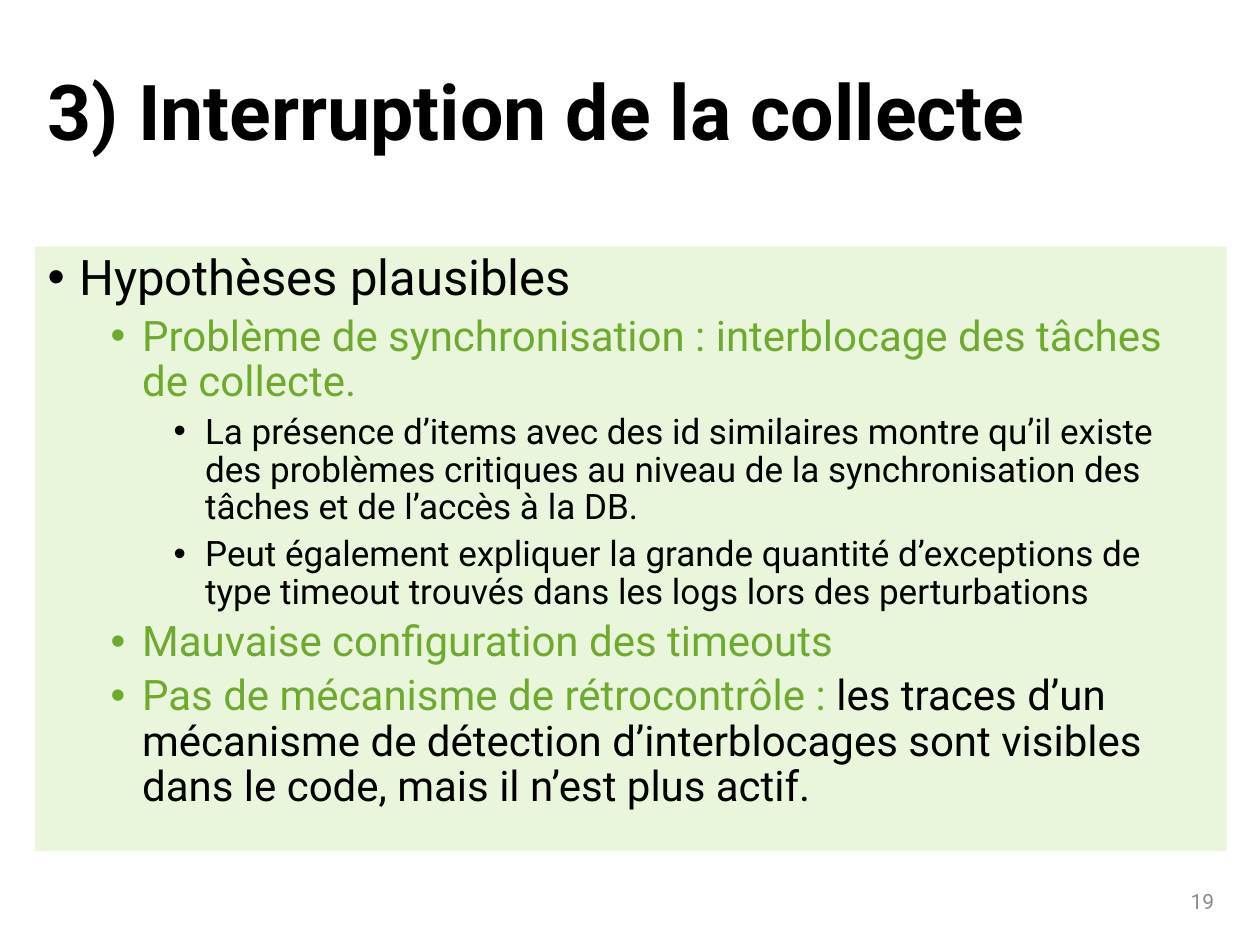
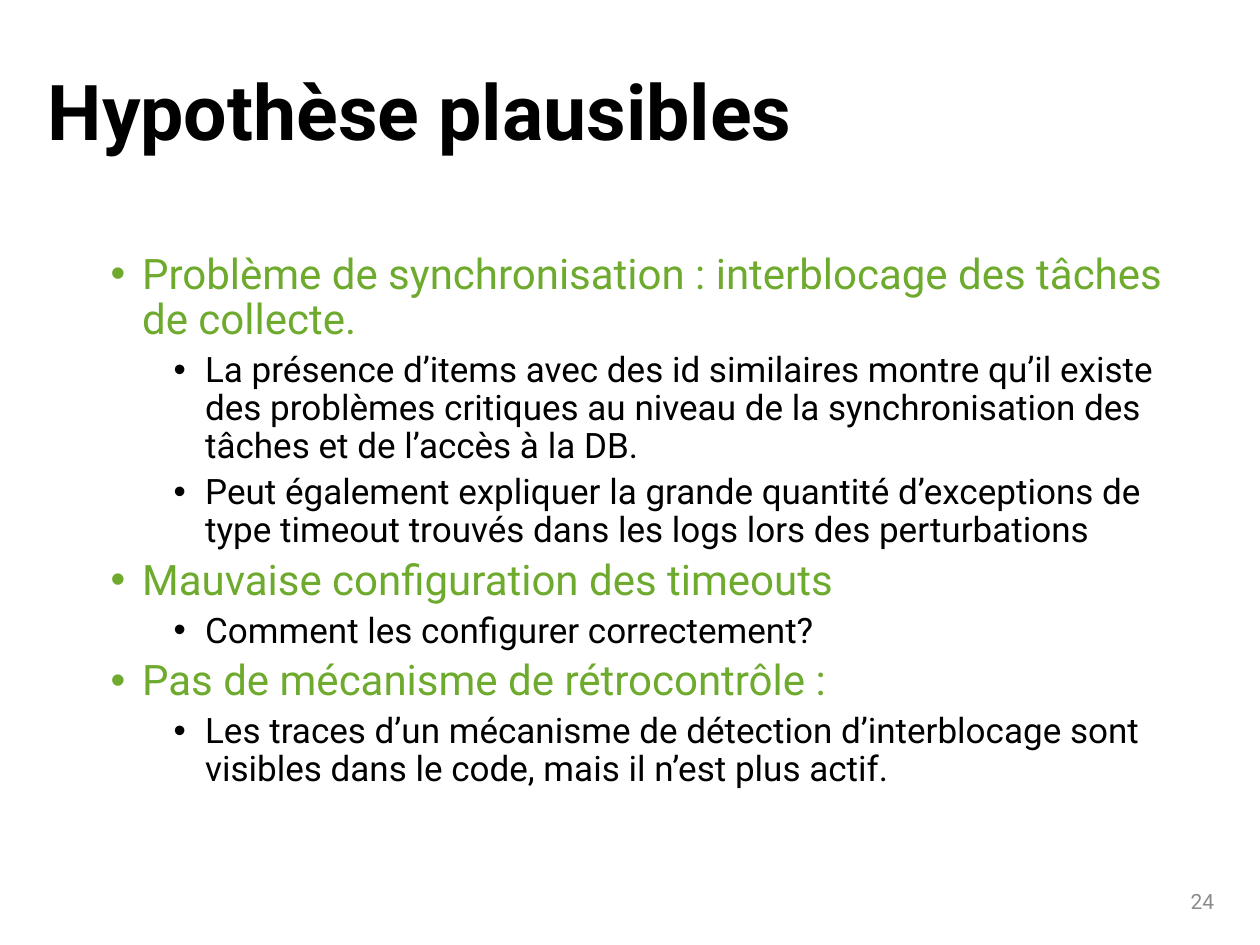
Before and after one commit to dosi-slides/2015_10_geomedia, a slide deck: slide 24 of slides.pptx (slide 19 before the commit). Drawn at 1260x945 pixels with LibreOffice and Linux fonts; fonts in the diff are those of the drawing. Boxes give left, top, right and bottom in pixels: in the first picture for what was removed or moved away, otherwise in the second. Text is boxed around its words. In the diff, an @@ line names an element or a change of style, - is before the commit and + after.

```diff
--- a/slides.pptx
+++ b/slides.pptx
@@ title at [48, 82, 791, 157]: text changed @@
-3) Interruption de la collecte
+Hypothèse plausibles
@@ text "Problème de synchronisation : interblocage ...": place and size @@
-text "Problème de synchronisation : interblocage ..." at [35, 247, 1227, 852]
+text "Problème de synchronisation : interblocage ..." at [142, 257, 1162, 788]
@@ text "Problème de synchronisation : interblocage ..." at [142, 257, 1162, 788]: fill #E9F6DC to none @@
@@ text at [79, 258, 571, 306]: paragraph removed @@
-• Hypothèses plausibles
@@ text at [142, 616, 1139, 788]: text changed; size 24 to 20 pt @@
-  • Pas de mécanisme de rétrocontrôle : les traces d’un mécanisme de détection d’interblocages sont visibles dans le code, mais il n’est plus actif.
+    • Comment les configurer correctement?
+  • Pas de mécanisme de rétrocontrôle :
+    • Les traces d’un mécanisme de détection d’interblocage sont visibles dans le code, mais il n’est plus actif.
@@ page number at [1191, 894, 1215, 909]: text changed @@
-19
+24
```
Also in this commit, not shown: 18 other slides changed, 20 slides added, 5 slides removed, 1 other file.
